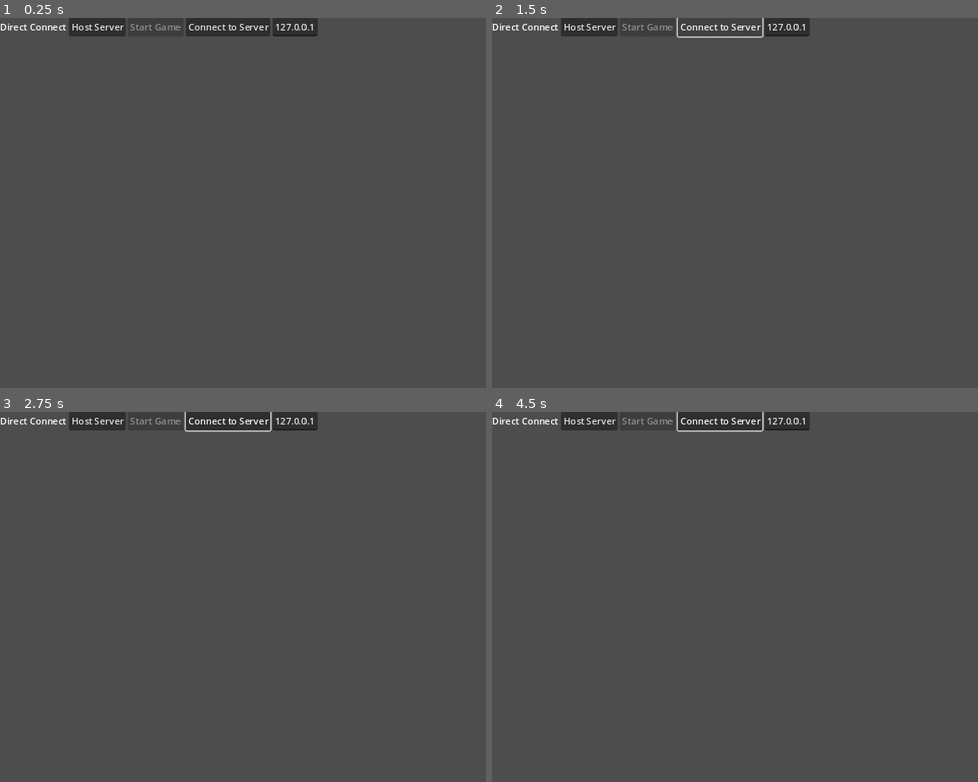
Above: before the commit, frames 1-4 (two rows, left to right).
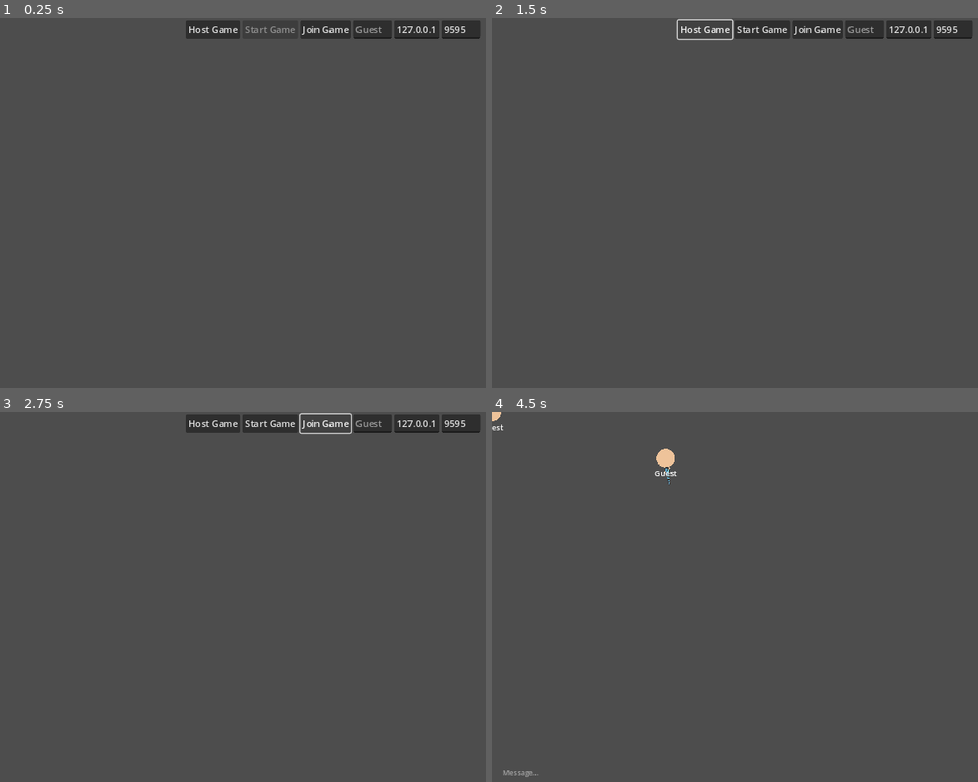
Above: after the commit, the same moments.

Repository: StormLight14/pew-pew-io
Game: Godot game, scene res://multiplayer.tscn
The game is run twice, just before and just after one commit, with the same random seed, the same clock (stepped at 60 frames per second) and the same inputs.
Inputs (mouse positions are in pixels of both pictures, inside the frame that each line leads up to):
- Up to frame 1 (0.25 s): no input
- Up to frame 2 (1.5 s): click "Host Server" (after the commit: "Host Game") at 0.5 s; click (720, 29) at 1.25 s, where only the run before the commit has a clickable "Connect to Server"
- Up to frame 3 (2.75 s): click (325, 423) at 2 s, where only the run after the commit has a clickable "Join Game"
- Up to frame 4 (4.5 s): click (764, 423) at 2.75 s, where only the run after the commit has a clickable "Start Game"; move the mouse to (973, 582) at 3.52 s; hold D (right) 3.53-4.28 s; move the mouse to (691, 619) at 4.27 s; hold S (down) from 4.28 s (still down)

The runs differ from the first frame. In frame 1, 2.9% of the frame differs, in the area x 0-99%, y 0-6%; in frame 2, 2.9%, in the area x 0-99%, y 0-7%; in frame 3, 2.8%; in frame 4, 2.4%.

Commit message:
chat and better movement

Diff:
--- a/Multiplayer.gd
+++ /dev/null
@@ -1,59 +0,0 @@
-extends Node
-
-@export var port = 9595
-
-func _ready():
-	$Level.visible = false
-
-	get_tree().paused = true
-	multiplayer.server_relay = false
-
-	if DisplayServer.get_name() == "headless":
-			print("Automatically starting dedicated server.")
-			_on_host_pressed.call_deferred()
-
-func _on_host_pressed():
-	var peer = ENetMultiplayerPeer.new()
-	peer.create_server(port, 10)
-
-	if peer.get_connection_status() == MultiplayerPeer.CONNECTION_DISCONNECTED:
-		OS.alert("Failed to start multiplayer server.")
-		return
-	multiplayer.multiplayer_peer = peer
-
-	$UI/Net/Options/Start.disabled = false
-
-func _on_start_pressed():
-	start_game()
-
-func _on_connect_pressed():
-	var address = $UI/Net/Options/Remote.text
-	if address == "":
-		OS.alert("Need an address to connect to.")
-		return
-
-	var peer = ENetMultiplayerPeer.new()
-	peer.create_client(address, port)
-	if peer.get_connection_status() == MultiplayerPeer.CONNECTION_DISCONNECTED:
-		OS.alert("Failed to start multiplayer client.")
-		return
-
-	multiplayer.multiplayer_peer = peer
-	start_game()
-
-func start_game():
-	$UI.hide()
-	$Level.visible = true
-	get_tree().paused = false
-
-	if multiplayer.is_server():
-		change_level.call_deferred(load("res://world.tscn"))
-
-func change_level(scene: PackedScene):
-	# Remove old level if any.
-	var level = $Level
-	for c in level.get_children():
-		level.remove_child(c)
-		c.queue_free()
-	# Add new level.
-	level.add_child(scene.instantiate())
--- /dev/null
+++ b/level.gd
@@ -0,0 +1,4 @@
+extends Node2D
+
+func _ready():
+	visible = false
--- /dev/null
+++ b/level.tscn
@@ -0,0 +1,16 @@
+[gd_scene load_steps=3 format=3 uid="uid://bu74xn3hlof5n"]
+
+[ext_resource type="Script" path="res://level.gd" id="1_aq73c"]
+
+[sub_resource type="RectangleShape2D" id="RectangleShape2D_5k66y"]
+size = Vector2(239, 100)
+
+[node name="Level" type="Node2D"]
+script = ExtResource("1_aq73c")
+
+[node name="StaticBody2D" type="StaticBody2D" parent="."]
+position = Vector2(66, 82)
+
+[node name="CollisionShape2D" type="CollisionShape2D" parent="StaticBody2D"]
+position = Vector2(185, 107)
+shape = SubResource("RectangleShape2D_5k66y")
--- /dev/null
+++ b/multiplayer.gd
@@ -0,0 +1,61 @@
+extends Node2D
+
+@onready var port = %Port
+@onready var address = %Address
+@onready var start = %Start
+
+@export var player_scene: PackedScene
+
+var player_name = "Guest"
+
+var peer = ENetMultiplayerPeer.new()
+
+func _ready():
+	$Players.visible = false
+	$GameUI.visible = false
+
+	$GameUI.message_sent.connect(_message_sent)
+
+func _on_host_pressed():
+	host_game(port.text.to_int())
+	start.disabled = false
+
+func _on_start_pressed():
+	start_game.rpc()
+
+func _on_join_pressed():
+	join_game(address.text, port.text.to_int())
+
+func host_game(port: int):
+	peer.create_server(port)
+	multiplayer.multiplayer_peer = peer
+	multiplayer.peer_connected.connect(add_player)
+	add_player()
+
+func join_game(address: String, port: int):
+	peer.create_client(address, port)
+	multiplayer.multiplayer_peer = peer
+
+func add_player(id = 1):
+	var player = player_scene.instantiate()
+	player.name = str(id)
+	player.player_name = player
+	$Players.add_child(player)
+
+@rpc("any_peer", "call_local", "reliable")
+func start_game():
+	$MenuUI.visible = false
+	$GameUI.visible = true
+
+	$Level.visible = true
+	$Players.visible = true
+
+@rpc("any_peer", "call_local", "reliable")
+func send_message(message = ""):
+	$GameUI/Messages.text += player_name + ": " + message + "\n"
+
+func _message_sent(message):
+	send_message.rpc(message)
+
+func _on_username_text_submitted(new_text):
+	player_name = new_text
--- a/multiplayer.tscn
+++ b/multiplayer.tscn
@@ -1,54 +1,86 @@
-[gd_scene load_steps=2 format=3 uid="uid://c03g4g4l20a3x"]
+[gd_scene load_steps=6 format=3 uid="uid://3begruyw7wti"]
 
-[ext_resource type="Script" path="res://Multiplayer.gd" id="1_ppba1"]
+[ext_resource type="Script" path="res://multiplayer.gd" id="1_tv1bw"]
+[ext_resource type="PackedScene" uid="uid://bqn3h56ch5gtd" path="res://player/player.tscn" id="2_pbl3c"]
+[ext_resource type="PackedScene" uid="uid://bu74xn3hlof5n" path="res://level.tscn" id="3_qf10t"]
+[ext_resource type="Script" path="res://ui/game_ui.gd" id="3_qvi62"]
 
-[node name="Multiplayer" type="Node"]
-script = ExtResource("1_ppba1")
+[sub_resource type="Theme" id="Theme_5cf16"]
+LineEdit/font_sizes/font_size = 12
 
-[node name="Level" type="Node2D" parent="."]
+[node name="Multiplayer" type="Node2D"]
+script = ExtResource("1_tv1bw")
+player_scene = ExtResource("2_pbl3c")
 
-[node name="LevelSpawner" type="MultiplayerSpawner" parent="."]
-_spawnable_scenes = PackedStringArray("res://world.tscn")
-spawn_path = NodePath("../Level")
-spawn_limit = 10
-
-[node name="UI" type="Control" parent="."]
+[node name="MenuUI" type="MarginContainer" parent="."]
 process_mode = 3
-layout_mode = 3
-anchors_preset = 0
-offset_right = 40.0
+offset_right = 1152.0
 offset_bottom = 40.0
 
-[node name="Net" type="VBoxContainer" parent="UI"]
-layout_mode = 0
-offset_right = 40.0
-offset_bottom = 40.0
-
-[node name="Options" type="HBoxContainer" parent="UI/Net"]
+[node name="CenterContainer" type="CenterContainer" parent="MenuUI"]
 layout_mode = 2
 
-[node name="DirectConnect" type="Label" parent="UI/Net/Options"]
+[node name="HBoxContainer" type="HBoxContainer" parent="MenuUI/CenterContainer"]
 layout_mode = 2
-text = "Direct Connect"
 
-[node name="Host" type="Button" parent="UI/Net/Options"]
+[node name="Host" type="Button" parent="MenuUI/CenterContainer/HBoxContainer"]
 layout_mode = 2
-text = "Host Server"
+text = "Host Game"
 
-[node name="Start" type="Button" parent="UI/Net/Options"]
+[node name="Start" type="Button" parent="MenuUI/CenterContainer/HBoxContainer"]
+unique_name_in_owner = true
 layout_mode = 2
 disabled = true
 text = "Start Game"
 
-[node name="Connect" type="Button" parent="UI/Net/Options"]
+[node name="Join" type="Button" parent="MenuUI/CenterContainer/HBoxContainer"]
 layout_mode = 2
-text = "Connect to Server"
+text = "Join Game"
 
-[node name="Remote" type="LineEdit" parent="UI/Net/Options"]
+[node name="Username" type="LineEdit" parent="MenuUI/CenterContainer/HBoxContainer"]
+layout_mode = 2
+placeholder_text = "Guest"
+expand_to_text_length = true
+
+[node name="Address" type="LineEdit" parent="MenuUI/CenterContainer/HBoxContainer"]
+unique_name_in_owner = true
 layout_mode = 2
 text = "127.0.0.1"
 expand_to_text_length = true
 
-[connection signal="pressed" from="UI/Net/Options/Host" to="." method="_on_host_pressed"]
-[connection signal="pressed" from="UI/Net/Options/Start" to="." method="_on_start_pressed"]
-[connection signal="pressed" from="UI/Net/Options/Connect" to="." method="_on_connect_pressed"]
+[node name="Port" type="LineEdit" parent="MenuUI/CenterContainer/HBoxContainer"]
+unique_name_in_owner = true
+layout_mode = 2
+text = "9595"
+
+[node name="GameUI" type="CanvasLayer" parent="."]
+script = ExtResource("3_qvi62")
+
+[node name="Messages" type="Label" parent="GameUI"]
+offset_left = 12.0
+offset_top = 399.0
+offset_right = 403.0
+offset_bottom = 603.0
+
+[node name="LineEdit" type="LineEdit" parent="GameUI"]
+offset_left = 15.0
+offset_top = 608.0
+offset_right = 340.0
+offset_bottom = 639.0
+theme = SubResource("Theme_5cf16")
+placeholder_text = "Message..."
+flat = true
+
+[node name="Level" parent="." instance=ExtResource("3_qf10t")]
+
+[node name="Players" type="Node2D" parent="."]
+
+[node name="MultiplayerSpawner" type="MultiplayerSpawner" parent="."]
+_spawnable_scenes = PackedStringArray("res://player/player.tscn")
+spawn_path = NodePath("../Players")
+
+[connection signal="pressed" from="MenuUI/CenterContainer/HBoxContainer/Host" to="." method="_on_host_pressed"]
+[connection signal="pressed" from="MenuUI/CenterContainer/HBoxContainer/Start" to="." method="_on_start_pressed"]
+[connection signal="pressed" from="MenuUI/CenterContainer/HBoxContainer/Join" to="." method="_on_join_pressed"]
+[connection signal="text_submitted" from="MenuUI/CenterContainer/HBoxContainer/Username" to="." method="_on_username_text_submitted"]
+[connection signal="text_submitted" from="GameUI/LineEdit" to="GameUI" method="_on_line_edit_text_submitted"]
--- a/player/player.gd
+++ b/player/player.gd
@@ -3,30 +3,23 @@
 @onready var rotation_pivot = $RotationPivot
 
 const MAX_SPEED := 400
-var player_name: String
-
-@export var player := 1 :
-	set(id):
-		player = id
-		# Give authority over the player input to the appropriate peer.
-		$PlayerInput.set_multiplayer_authority(id)
-		print(id)
-
-@onready var input = $PlayerInput
+var player_name = "Guest"
 
 func _ready():
-	#print("Player spawned. Name: %s, position: %s" % [player_name, position])
-	if player == multiplayer.get_unique_id():
-		$Camera2D.enabled = true
+	print("Player spawned.")
 
-func _physics_process(delta):
-	follow_mouse()
-	movement(delta)
+func _enter_tree():
+	set_multiplayer_authority(name.to_int())
+
+func _physics_process(_delta):
+	if is_multiplayer_authority():
+		follow_mouse()
+		movement()
 
 	move_and_slide()
 
-func movement(delta):
-	var input_direction = input.direction.normalized()
+func movement():
+	var input_direction = Input.get_vector("left", "right", "up", "down").normalized()
 	velocity = input_direction * MAX_SPEED
 
 func follow_mouse():
--- a/player/player.tscn
+++ b/player/player.tscn
@@ -1,10 +1,9 @@
-[gd_scene load_steps=10 format=3 uid="uid://bqn3h56ch5gtd"]
+[gd_scene load_steps=8 format=3 uid="uid://bqn3h56ch5gtd"]
 
 [ext_resource type="Script" path="res://player/player.gd" id="1_otipf"]
 [ext_resource type="Texture2D" uid="uid://by57ryjxgxgha" path="res://assets/player.png" id="2_3dgf8"]
 [ext_resource type="Texture2D" uid="uid://bnelpnhdx1k3o" path="res://assets/hands-holding-gun.png" id="3_pnwp5"]
 [ext_resource type="Texture2D" uid="uid://cj4kwbsfk63jf" path="res://assets/gun.png" id="4_6mtv3"]
-[ext_resource type="Script" path="res://player/player_input.gd" id="5_wriof"]
 
 [sub_resource type="CircleShape2D" id="CircleShape2D_6agnt"]
 radius = 16.0312
@@ -12,24 +11,13 @@
 [sub_resource type="CircleShape2D" id="CircleShape2D_5eb0b"]
 radius = 16.0312
 
-[sub_resource type="SceneReplicationConfig" id="SceneReplicationConfig_ww5nu"]
+[sub_resource type="SceneReplicationConfig" id="SceneReplicationConfig_vol4q"]
 properties/0/path = NodePath(".:position")
 properties/0/spawn = true
 properties/0/replication_mode = 1
 properties/1/path = NodePath("RotationPivot:rotation")
 properties/1/spawn = true
 properties/1/replication_mode = 1
-properties/2/path = NodePath(".:player")
-properties/2/spawn = true
-properties/2/replication_mode = 0
-properties/3/path = NodePath(".:velocity")
-properties/3/spawn = true
-properties/3/replication_mode = 1
-
-[sub_resource type="SceneReplicationConfig" id="SceneReplicationConfig_dc1pj"]
-properties/0/path = NodePath("PlayerInput:direction")
-properties/0/spawn = true
-properties/0/replication_mode = 1
 
 [node name="Player" type="CharacterBody2D"]
 collision_layer = 2
@@ -67,9 +55,14 @@
 shape = SubResource("CircleShape2D_5eb0b")
 debug_color = Color(0.979353, 0, 0.388737, 0.42)
 
-[node name="ServerSyncronizer" type="MultiplayerSynchronizer" parent="."]
-replication_config = SubResource("SceneReplicationConfig_ww5nu")
+[node name="MultiplayerSynchronizer" type="MultiplayerSynchronizer" parent="."]
+replication_config = SubResource("SceneReplicationConfig_vol4q")
 
-[node name="PlayerInput" type="MultiplayerSynchronizer" parent="."]
-replication_config = SubResource("SceneReplicationConfig_dc1pj")
-script = ExtResource("5_wriof")
+[node name="Username" type="Label" parent="."]
+offset_left = -50.0
+offset_top = 16.0
+offset_right = 51.0
+offset_bottom = 39.0
+theme_override_font_sizes/font_size = 14
+text = "Guest"
+horizontal_alignment = 1
--- a/player/player_input.gd
+++ /dev/null
@@ -1,11 +0,0 @@
-extends MultiplayerSynchronizer
-
-@export var direction := Vector2()
-
-func _ready():
-	# Only process for the local player.
-	set_process(get_multiplayer_authority() == multiplayer.get_unique_id())
-
-
-func _process(delta):
-	direction = Input.get_vector("left", "right", "up", "down")
--- /dev/null
+++ b/ui/game_ui.gd
@@ -0,0 +1,8 @@
+extends CanvasLayer
+
+signal message_sent(message)
+
+func _on_line_edit_text_submitted(new_text):
+	message_sent.emit(new_text)
+	$LineEdit.text = ""
+	$LineEdit.focused = false
--- a/world.gd
+++ /dev/null
@@ -1,43 +0,0 @@
-extends Node2D
-
-const SPAWN_RANDOM := 5.0
-
-func _ready():
-	# We only need to spawn players on the server.
-	if not multiplayer.is_server():
-		return
-
-	multiplayer.peer_connected.connect(add_player)
-	multiplayer.peer_disconnected.connect(del_player)
-
-	# Spawn already connected players.
-	for id in multiplayer.get_peers():
-		add_player(id)
-
-	# Spawn the local player unless this is a dedicated server export.
-	if not OS.has_feature("dedicated_server"):
-		add_player(1)
-
-
-func _exit_tree():
-	if not multiplayer.is_server():
-		return
-	multiplayer.peer_connected.disconnect(add_player)
-	multiplayer.peer_disconnected.disconnect(del_player)
-
-
-func add_player(id: int):
-	var character = preload("res://player/player.tscn").instantiate()
-	# Set player id.
-	character.player = id
-	# Randomize character position.
-	var pos := Vector2.from_angle(randf() * 10 * PI)
-	character.position = Vector2(pos.x * SPAWN_RANDOM * randf(), pos.y * SPAWN_RANDOM * randf())
-	character.name = str(id)
-	$Players.add_child(character, true)
-
-
-func del_player(id: int):
-	if not $Players.has_node(str(id)):
-		return
-	$Players.get_node(str(id)).queue_free()
--- a/world.tscn
+++ /dev/null
@@ -1,21 +0,0 @@
-[gd_scene load_steps=3 format=3 uid="uid://bu74xn3hlof5n"]
-
-[ext_resource type="Script" path="res://world.gd" id="1_gmvpq"]
-
-[sub_resource type="RectangleShape2D" id="RectangleShape2D_5k66y"]
-size = Vector2(239, 100)
-
-[node name="World" type="Node2D"]
-script = ExtResource("1_gmvpq")
-
-[node name="StaticBody2D" type="StaticBody2D" parent="."]
-
-[node name="CollisionShape2D" type="CollisionShape2D" parent="StaticBody2D"]
-position = Vector2(287, 161)
-shape = SubResource("RectangleShape2D_5k66y")
-
-[node name="Players" type="Node2D" parent="."]
-
-[node name="MultiplayerSpawner" type="MultiplayerSpawner" parent="."]
-_spawnable_scenes = PackedStringArray("res://player/player.tscn")
-spawn_path = NodePath("../Players")
